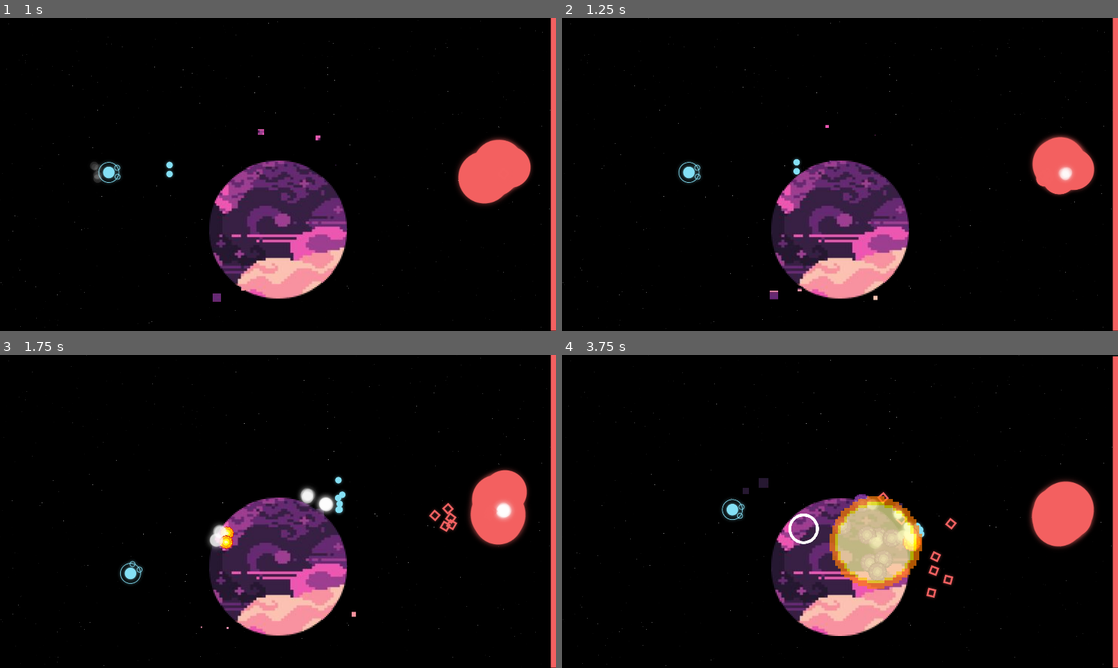
Above: before the commit, frames 1-4 (two rows, left to right).
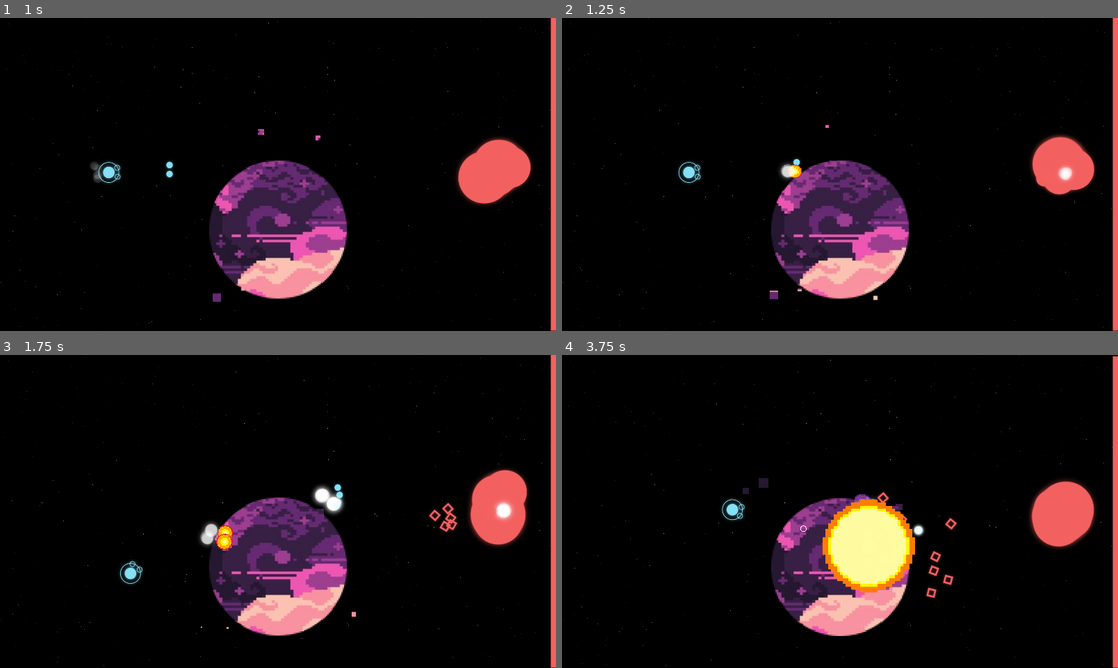
Above: after the commit, the same moments.

Repository: SAM2WOW/ProjectDanmaku
Game: Godot game, scene res://scenes/Main.tscn
The game is run twice, just before and just after one commit, with the same random seed, the same clock (stepped at 60 frames per second) and the same inputs. The engine's default icon, where the game draws it, is replaced by a stand-in: a white triangle on a blue panel in a dark square.
Inputs (mouse positions are in pixels of both pictures, inside the frame that each line leads up to):
- Up to frame 1 (1 s): tap Enter at 0.5 s; move the mouse to (400, 158) at 0.52 s; hold D (move_right) from 0.53 s (still down); hold Shift (holding_shift) from 0.53 s (still down); click (400, 158) at 0.67 s
- Up to frame 2 (1.25 s): keep holding D (move_right); keep holding Shift (holding_shift)
- Up to frame 3 (1.75 s): move the mouse to (166, 527) at 1.27 s; release D (move_right) at 1.28 s; release Shift (holding_shift) at 1.28 s; hold S (move_down) from 1.28 s (still down); click (166, 527) at 1.35 s
- Up to frame 4 (3.75 s): move the mouse to (895, 442) at 2.02 s; release S (move_down) at 2.03 s; hold D (move_right) 2.03-2.78 s; hold Shift (holding_shift) 2.03-2.78 s; move the mouse to (812, 574) at 2.77 s; hold W (move_up) 2.78-3.53 s; click (812, 574) at 2.85 s; move the mouse to (1006, 558) at 3.52 s; hold A (move_left) from 3.53 s (still down); hold Shift (holding_shift) from 3.53 s (still down)

Frame 1 is identical in both runs. In frame 2, 0.2% of the frame differs, in the area x 39-44%, y 46-52%; in frame 3, 0.9%; in frame 4, 4.4%, in the area x 29-71%, y 44-90%.

Commit message:
merged with main

Diff:
--- a/objects/weapons/LaserBeam.gd
+++ b/objects/weapons/LaserBeam.gd
@@ -8,7 +8,7 @@
 var playerDamageIntervalCount = 0
 var laserBulletInterval = 0.25
 var playerDamageInterval = 0.2
-var laserDamage = 5
+var laserDamage = 10
 
 var style = 2;
 
--- a/objects/weapons/PlayerBullet.tscn
+++ b/objects/weapons/PlayerBullet.tscn
@@ -25,7 +25,7 @@
 } ]
 
 [sub_resource type="CircleShape2D" id=1]
-radius = 22.0227
+radius = 45.2769
 
 [sub_resource type="Curve" id=6]
 _data = [ Vector2( 0, 0 ), 0.0, 0.0, 0, 0, Vector2( 0.0742574, 1 ), 0.0, 0.0, 0, 0, Vector2( 1, 0 ), -2.93818, 0.0, 0, 0 ]
